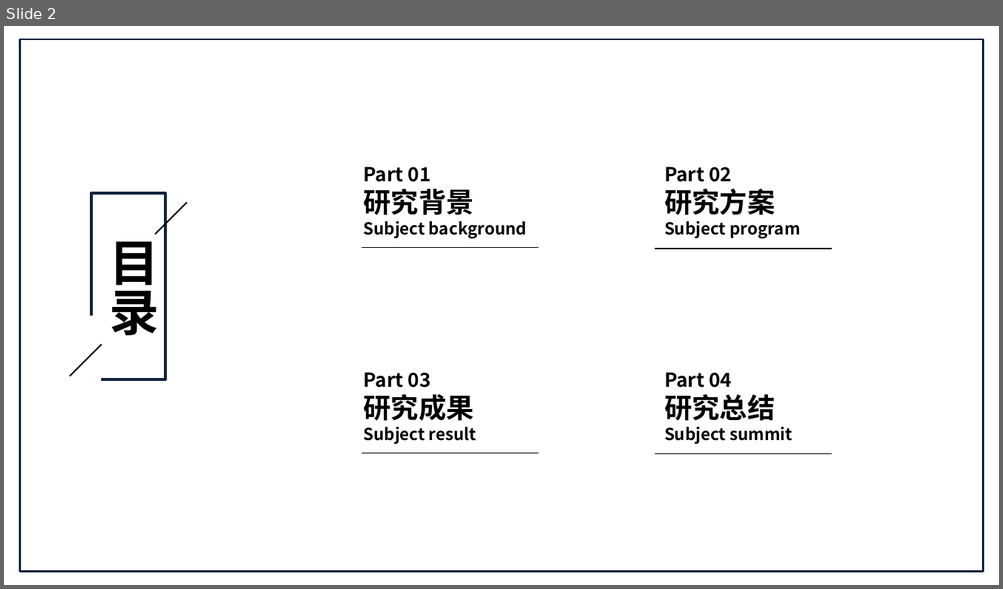
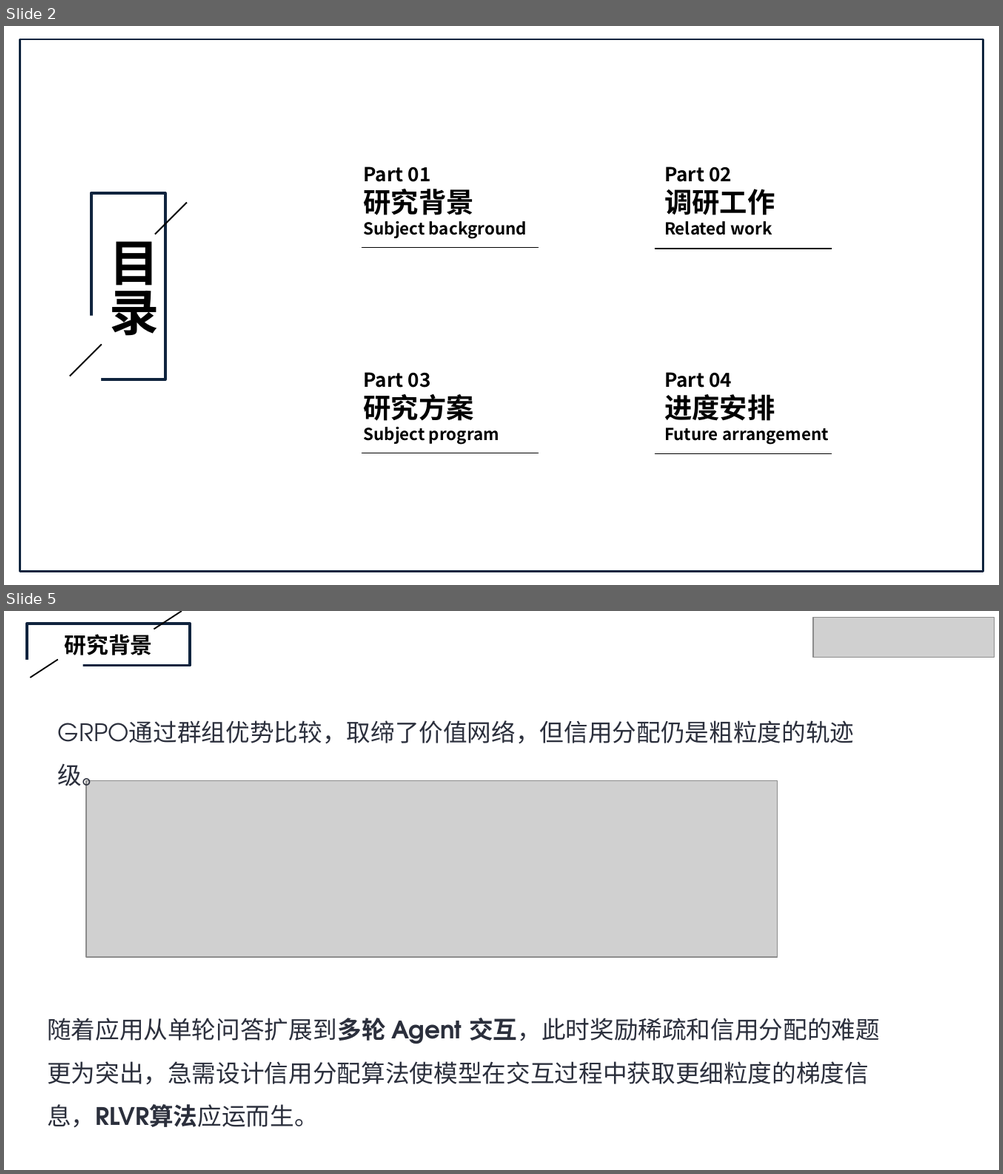
Before and after one commit to Labbbbbbbbb/Notes, a slide deck: NEST/zyt开题答辩.pptx. Shown one above the other, each under a label of ours: slide 2 before the commit, slides 2 and 5 after it; the slides between them are not shown. The pictures are 1003x589 and 1003x1174 pixels, drawn with LibreOffice and Linux fonts; fonts in the diff are those of the drawing; grey boxes stand for pictures. Boxes give left, top, right and bottom in pixels: in the first picture for what was removed or moved away, otherwise in the second. Text is boxed around its words. In the diff, an @@ line names an element or a change of style, - is before the commit and + after.

```diff
--- a/NEST/zyt开题答辩.pptx
+++ b/NEST/zyt开题答辩.pptx
@@ slide 5 added at bbox=[4, 611, 999, 1170], background #FFFFFF @@
@@ picture added at bbox=[813, 617, 993, 657] @@
@@ group added at bbox=[4, 611, 190, 678]: 2 rectangles, 2 lines, 1 text @@
+研究背景
@@ text added at bbox=[58, 721, 854, 744], 17.5 pt, text #2B2F3C @@
+GRPO通过群组优势比较，取缔了价值网络，但信用分配仍是粗粒度的轨迹级。
@@ picture added at bbox=[87, 781, 778, 957] @@
@@ text added at bbox=[47, 1018, 879, 1128], 17.5 pt, text #2B2F3C @@
+随着应用从单轮问答扩展到多轮 Agent 交互，此时奖励稀疏和信用分配的难题更为突出，急需设计信用分配算法使模型在交互过程中获取更细粒度的梯度信息，RLVR算法应运而生。
@@ slide 2 changed as well @@
@@ text at bbox=[664, 189, 775, 215]: text changed @@
-研究方案
-Subject program
+调研工作
+Related work
@@ text at bbox=[363, 395, 474, 421]: text changed @@
-研究成果
-Subject result
+研究方案
+Subject program
@@ text at bbox=[664, 395, 775, 421]: text changed @@
-研究总结
-Subject summit
+进度安排
+Future arrangement
```
Also in this commit, not shown: 1 other slide changed, 11 other slides added, 19 slides removed, 10 other files.
